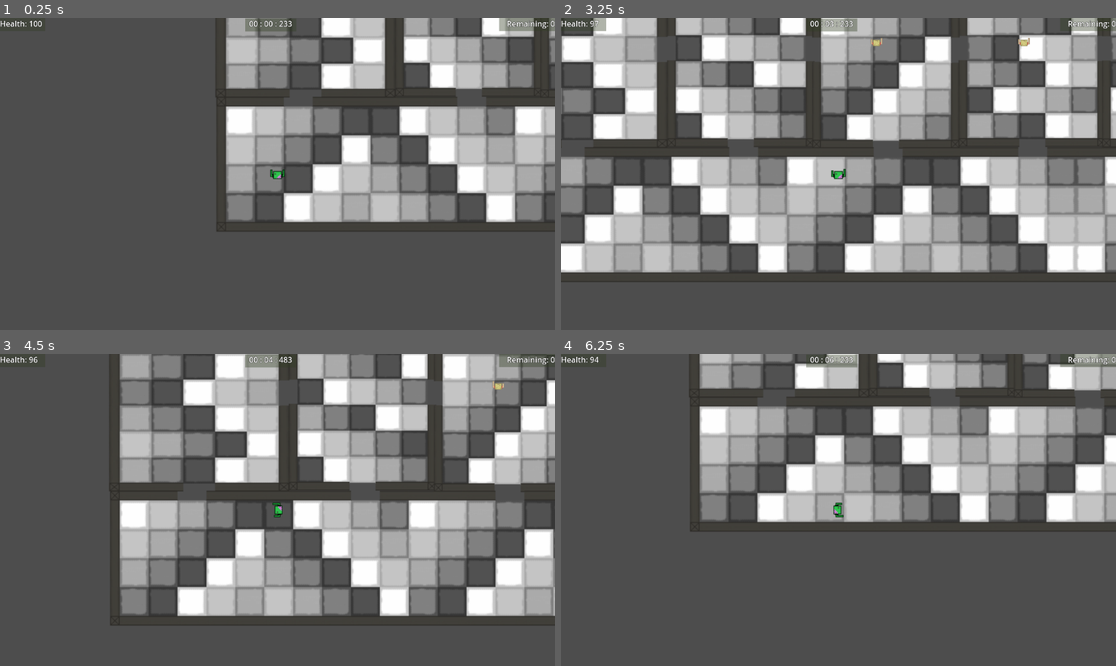
Above: before the commit, frames 1-4 (two rows, left to right).
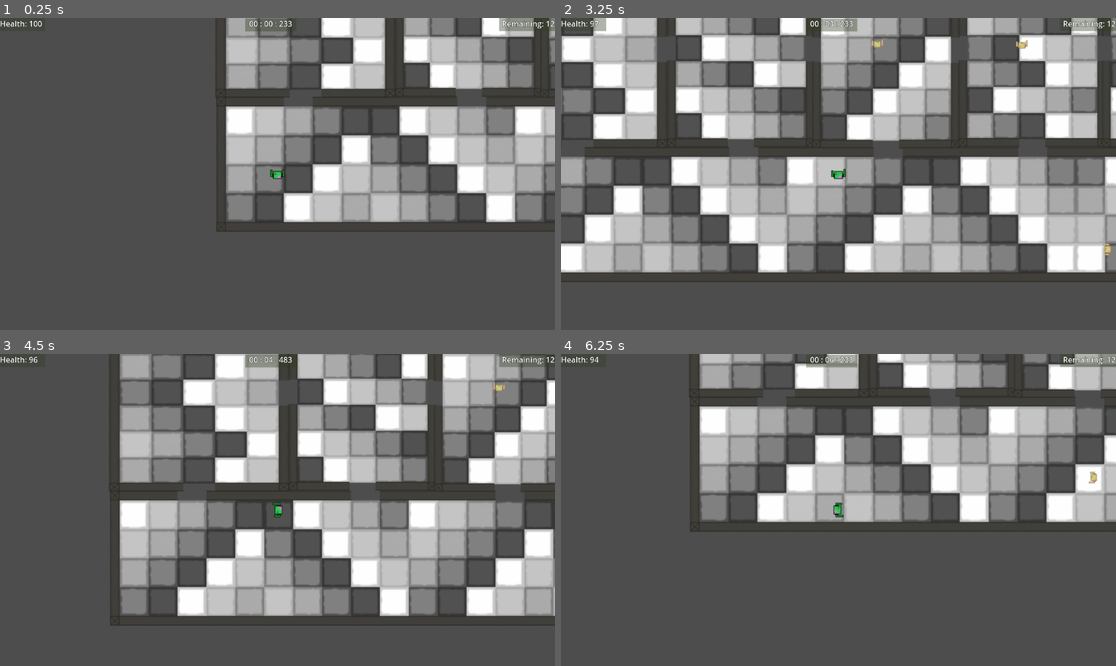
Above: after the commit, the same moments.

Repository: BZOgletree/piratesoftware-game-jab-01-2025
Game: Godot game, scene res://Scenes/Floor5 (Second Level)/floor_5_level_2.tscn
The game is run twice, just before and just after one commit, with the same random seed, the same clock (stepped at 60 frames per second) and the same inputs. This scene is started directly instead of the project's main scene.
Inputs:
- Up to frame 1 (0.25 s): no input
- Up to frame 2 (3.25 s): tap Enter at 0.5 s; hold D (Right) 0.53-1.28 s; tap E (Bite) every 0.75 s from 0.6 to 2.85 s; hold S (Down) 1.28-2.03 s; hold D (Right) 2.03-2.78 s; hold W (Up) from 2.78 s (still down)
- Up to frame 3 (4.5 s): release W (Up) at 3.53 s; hold A (Left) from 3.53 s (still down); tap E (Bite) at 3.6, 4.35 s
- Up to frame 4 (6.25 s): release A (Left) at 5.03 s; hold S (Down) 5.03-5.78 s; tap E (Bite) at 5.1, 5.85 s; hold D (Right) from 5.78 s (still down)

The runs differ from the first frame. In frame 1, 0.1% of the frame differs, in the area x 90-100%, y 0-4%; in frame 2, 0.2%, in the area x 55-100%, y 0-77%; in frame 3, 0.1%; in frame 4, 0.2%.

Commit message:
Updated floor 6 and 5 before work. 6 should be working 5 needs slight adjustments

Diff:
--- a/game-jam-2025/Scenes/Floor5 (Second Level)/floor_5_(second_level).tscn
+++ b/game-jam-2025/Scenes/Floor5 (Second Level)/floor_5_(second_level).tscn
@@ -15,9 +15,6 @@
 [ext_resource type="PackedScene" uid="uid://ddg1qs6h03thy" path="res://Scenes/Floor5 (Second Level)/f_5_upper_r_2.tscn" id="13_rrte0"]
 [ext_resource type="PackedScene" uid="uid://b0datne47h5aa" path="res://Scenes/Floor5 (Second Level)/f_5_upper_r_3.tscn" id="14_bxii0"]
 [ext_resource type="PackedScene" uid="uid://dty41cqji0bra" path="res://Scenes/Floor5 (Second Level)/f_5_peak_r_2.tscn" id="15_y71bu"]
-[ext_resource type="PackedScene" uid="uid://b5onfjpq3c8uj" path="res://Scenes/escape_location.tscn" id="17_853nn"]
-[ext_resource type="PackedScene" uid="uid://ua7jj7xp0xja" path="res://Scenes/target.tscn" id="18_fivas"]
-[ext_resource type="PackedScene" uid="uid://3qcwmqyv03uy" path="res://Justins work/doorway_waypoint.tscn" id="19_vxcql"]
 
 [node name="Floor 2 Layout" type="Node2D"]
 
@@ -117,195 +114,3 @@
 [node name="F5PeakR2" parent="." instance=ExtResource("15_y71bu")]
 position = Vector2(612.759, 31.122)
 rotation = 4.71239
-
-[node name="EscapeLocation" parent="." instance=ExtResource("17_853nn")]
-position = Vector2(611, 13)
-
-[node name="Hart" parent="." node_paths=PackedStringArray("player", "escape_location", "escape_waypoint_1", "escape_waypoint_2", "escape_waypoint_3", "escape_waypoint_4", "escape_waypoint_5") groups=["Targets"] instance=ExtResource("18_fivas")]
-position = Vector2(-371, 191)
-player = NodePath("")
-escape_location = NodePath("../EscapeLocation")
-escape_waypoint_1 = NodePath("../Doorway Waypoint15")
-escape_waypoint_2 = NodePath("../Doorway Waypoint2")
-escape_waypoint_3 = NodePath("../Doorway Waypoint8")
-escape_waypoint_4 = NodePath("../Doorway Waypoint9")
-escape_waypoint_5 = NodePath("../Doorway Waypoint17")
-
-[node name="Bart" parent="." node_paths=PackedStringArray("player", "escape_location", "escape_waypoint_1", "escape_waypoint_2", "escape_waypoint_3", "escape_waypoint_4", "escape_waypoint_5") groups=["Targets"] instance=ExtResource("18_fivas")]
-position = Vector2(-215, 194)
-player = NodePath("")
-escape_location = NodePath("../EscapeLocation")
-escape_waypoint_1 = NodePath("../Doorway Waypoint14")
-escape_waypoint_2 = NodePath("../Doorway Waypoint3")
-escape_waypoint_3 = NodePath("../Doorway Waypoint20")
-escape_waypoint_4 = NodePath("../Doorway Waypoint19")
-escape_waypoint_5 = NodePath("../Doorway Waypoint18")
-
-[node name="Carl" parent="." node_paths=PackedStringArray("player", "escape_location", "escape_waypoint_1", "escape_waypoint_2", "escape_waypoint_3", "escape_waypoint_4", "escape_waypoint_5") groups=["Targets"] instance=ExtResource("18_fivas")]
-position = Vector2(-71, 195)
-player = NodePath("")
-escape_location = NodePath("../EscapeLocation")
-escape_waypoint_1 = NodePath("../Doorway Waypoint13")
-escape_waypoint_2 = NodePath("../Doorway Waypoint4")
-escape_waypoint_3 = NodePath("../Doorway Waypoint8")
-escape_waypoint_4 = NodePath("../Doorway Waypoint9")
-escape_waypoint_5 = NodePath("../Doorway Waypoint17")
-
-[node name="Tayah" parent="." node_paths=PackedStringArray("player", "escape_location", "escape_waypoint_1", "escape_waypoint_2") groups=["Targets"] instance=ExtResource("18_fivas")]
-position = Vector2(74, 191)
-player = NodePath("")
-escape_location = NodePath("../EscapeLocation")
-escape_waypoint_1 = NodePath("../Doorway Waypoint9")
-escape_waypoint_2 = NodePath("../Doorway Waypoint17")
-
-[node name="Jimmy" parent="." node_paths=PackedStringArray("player", "escape_location", "escape_waypoint_1", "escape_waypoint_2", "escape_waypoint_3", "escape_waypoint_4", "escape_waypoint_5") groups=["Targets"] instance=ExtResource("18_fivas")]
-position = Vector2(230, 192)
-player = NodePath("")
-escape_location = NodePath("../EscapeLocation")
-escape_waypoint_1 = NodePath("../Doorway Waypoint6")
-escape_waypoint_2 = NodePath("../Doorway Waypoint20")
-escape_waypoint_3 = NodePath("../Doorway Waypoint19")
-escape_waypoint_4 = NodePath("../Doorway Waypoint9")
-escape_waypoint_5 = NodePath("../Doorway Waypoint17")
-
-[node name="Frudoo" parent="." node_paths=PackedStringArray("player", "escape_location", "escape_waypoint_1", "escape_waypoint_2", "escape_waypoint_3", "escape_waypoint_4", "escape_waypoint_5") groups=["Targets"] instance=ExtResource("18_fivas")]
-position = Vector2(375, 192)
-player = NodePath("")
-escape_location = NodePath("../EscapeLocation")
-escape_waypoint_1 = NodePath("../Doorway Waypoint16")
-escape_waypoint_2 = NodePath("../Doorway Waypoint23")
-escape_waypoint_3 = NodePath("../Doorway Waypoint24")
-escape_waypoint_4 = NodePath("../Doorway Waypoint22")
-escape_waypoint_5 = NodePath("../Doorway Waypoint9")
-
-[node name="Neutron" parent="." node_paths=PackedStringArray("player", "escape_location", "escape_waypoint_1", "escape_waypoint_2", "escape_waypoint_3", "escape_waypoint_4", "escape_waypoint_5") groups=["Targets"] instance=ExtResource("18_fivas")]
-position = Vector2(376, 393)
-player = NodePath("")
-escape_location = NodePath("../EscapeLocation")
-escape_waypoint_1 = NodePath("../Doorway Waypoint7")
-escape_waypoint_2 = NodePath("../Doorway Waypoint21")
-escape_waypoint_3 = NodePath("../Doorway Waypoint24")
-escape_waypoint_4 = NodePath("../Doorway Waypoint23")
-escape_waypoint_5 = NodePath("../Doorway Waypoint16")
-
-[node name="Proton" parent="." node_paths=PackedStringArray("player", "escape_location", "escape_waypoint_1", "escape_waypoint_2", "escape_waypoint_3", "escape_waypoint_4", "escape_waypoint_5") groups=["Targets"] instance=ExtResource("18_fivas")]
-position = Vector2(228, 394)
-player = NodePath("")
-escape_location = NodePath("../EscapeLocation")
-escape_waypoint_1 = NodePath("../Doorway Waypoint5")
-escape_waypoint_2 = NodePath("../Doorway Waypoint21")
-escape_waypoint_3 = NodePath("../Doorway Waypoint22")
-escape_waypoint_4 = NodePath("../Doorway Waypoint9")
-escape_waypoint_5 = NodePath("../Doorway Waypoint17")
-
-[node name="Leah" parent="." node_paths=PackedStringArray("player", "escape_location", "escape_waypoint_1", "escape_waypoint_2", "escape_waypoint_3", "escape_waypoint_4") groups=["Targets"] instance=ExtResource("18_fivas")]
-position = Vector2(68, 397)
-player = NodePath("")
-escape_location = NodePath("../EscapeLocation")
-escape_waypoint_1 = NodePath("../Doorway Waypoint5")
-escape_waypoint_2 = NodePath("../Doorway Waypoint20")
-escape_waypoint_3 = NodePath("../Doorway Waypoint19")
-escape_waypoint_4 = NodePath("../Doorway Waypoint18")
-
-[node name="Larry" parent="." node_paths=PackedStringArray("player", "escape_location", "escape_waypoint_1", "escape_waypoint_2", "escape_waypoint_3", "escape_waypoint_4", "escape_waypoint_5") groups=["Targets"] instance=ExtResource("18_fivas")]
-position = Vector2(-71, 397)
-player = NodePath("")
-escape_location = NodePath("../EscapeLocation")
-escape_waypoint_1 = NodePath("../Doorway Waypoint4")
-escape_waypoint_2 = NodePath("../Doorway Waypoint8")
-escape_waypoint_3 = NodePath("../Doorway Waypoint20")
-escape_waypoint_4 = NodePath("../Doorway Waypoint19")
-escape_waypoint_5 = NodePath("../Doorway Waypoint18")
-
-[node name="Kobe" parent="." node_paths=PackedStringArray("player", "escape_location", "escape_waypoint_1", "escape_waypoint_2", "escape_waypoint_3", "escape_waypoint_4") groups=["Targets"] instance=ExtResource("18_fivas")]
-position = Vector2(-222, 396)
-player = NodePath("")
-escape_location = NodePath("../EscapeLocation")
-escape_waypoint_1 = NodePath("../Doorway Waypoint3")
-escape_waypoint_2 = NodePath("../Doorway Waypoint20")
-escape_waypoint_3 = NodePath("../Doorway Waypoint19")
-escape_waypoint_4 = NodePath("../Doorway Waypoint18")
-
-[node name="Shaquiel" parent="." node_paths=PackedStringArray("player", "escape_location", "escape_waypoint_1", "escape_waypoint_2", "escape_waypoint_3", "escape_waypoint_4") groups=["Targets"] instance=ExtResource("18_fivas")]
-position = Vector2(-375, 396)
-player = NodePath("")
-escape_location = NodePath("../EscapeLocation")
-escape_waypoint_1 = NodePath("../Doorway Waypoint2")
-escape_waypoint_2 = NodePath("../Doorway Waypoint8")
-escape_waypoint_3 = NodePath("../Doorway Waypoint9")
-escape_waypoint_4 = NodePath("../Doorway Waypoint17")
-
-[node name="Doorway Waypoint" parent="." instance=ExtResource("19_vxcql")]
-position = Vector2(-514, 532)
-
-[node name="Doorway Waypoint2" parent="." instance=ExtResource("19_vxcql")]
-position = Vector2(-371, 530)
-
-[node name="Doorway Waypoint3" parent="." instance=ExtResource("19_vxcql")]
-position = Vector2(-216, 530)
-
-[node name="Doorway Waypoint4" parent="." instance=ExtResource("19_vxcql")]
-position = Vector2(-66, 530)
-
-[node name="Doorway Waypoint5" parent="." instance=ExtResource("19_vxcql")]
-position = Vector2(84, 525)
-
-[node name="Doorway Waypoint6" parent="." instance=ExtResource("19_vxcql")]
-position = Vector2(235, 527)
-
-[node name="Doorway Waypoint7" parent="." instance=ExtResource("19_vxcql")]
-position = Vector2(386, 532)
-
-[node name="Doorway Waypoint8" parent="." instance=ExtResource("19_vxcql")]
-position = Vector2(534, 530)
-
-[node name="Doorway Waypoint9" parent="." instance=ExtResource("19_vxcql")]
-position = Vector2(537, 203)
-
-[node name="Doorway Waypoint10" parent="." instance=ExtResource("19_vxcql")]
-position = Vector2(384, 279)
-
-[node name="Doorway Waypoint11" parent="." instance=ExtResource("19_vxcql")]
-position = Vector2(233, 282)
-
-[node name="Doorway Waypoint12" parent="." instance=ExtResource("19_vxcql")]
-position = Vector2(83, 280)
-
-[node name="Doorway Waypoint13" parent="." instance=ExtResource("19_vxcql")]
-position = Vector2(-66, 280)
-
-[node name="Doorway Waypoint14" parent="." instance=ExtResource("19_vxcql")]
-position = Vector2(-211, 280)
-
-[node name="Doorway Waypoint15" parent="." instance=ExtResource("19_vxcql")]
-position = Vector2(-367, 278)
-
-[node name="Doorway Waypoint16" parent="." instance=ExtResource("19_vxcql")]
-position = Vector2(-514, 200)
-
-[node name="Doorway Waypoint17" parent="." instance=ExtResource("19_vxcql")]
-position = Vector2(541, 80)
-
-[node name="Doorway Waypoint18" parent="." instance=ExtResource("19_vxcql")]
-position = Vector2(710, 85)
-
-[node name="Doorway Waypoint19" parent="." instance=ExtResource("19_vxcql")]
-position = Vector2(710, 278)
-
-[node name="Doorway Waypoint20" parent="." instance=ExtResource("19_vxcql")]
-position = Vector2(713, 524)
-
-[node name="Doorway Waypoint21" parent="." instance=ExtResource("19_vxcql")]
-position = Vector2(-691, 528)
-
-[node name="Doorway Waypoint22" parent="." instance=ExtResource("19_vxcql")]
-position = Vector2(-686, 198)
-
-[node name="Doorway Waypoint23" parent="." instance=ExtResource("19_vxcql")]
-position = Vector2(-517, 80)
-
-[node name="Doorway Waypoint24" parent="." instance=ExtResource("19_vxcql")]
-position = Vector2(-688, 79)
-
-[node name="Doorway Waypoint25" parent="." instance=ExtResource("19_vxcql")]
-position = Vector2(-515, 407)
--- a/game-jam-2025/Scenes/Floor5 (Second Level)/floor_5_level_2.tscn
+++ b/game-jam-2025/Scenes/Floor5 (Second Level)/floor_5_level_2.tscn
@@ -7,6 +7,8 @@
 [ext_resource type="PackedScene" uid="uid://b5onfjpq3c8uj" path="res://Scenes/escape_location.tscn" id="5_s2phr"]
 [ext_resource type="PackedScene" uid="uid://ua7jj7xp0xja" path="res://Scenes/target.tscn" id="6_0ychp"]
 [ext_resource type="PackedScene" uid="uid://qqs6ysaoacew" path="res://Scenes/stairs.tscn" id="7_7731p"]
+[ext_resource type="PackedScene" uid="uid://i6f3rqocfjek" path="res://Scenes/workstation_waypoint.tscn" id="8_p4ngr"]
+[ext_resource type="PackedScene" uid="uid://3qcwmqyv03uy" path="res://Justins work/doorway_waypoint.tscn" id="9_bvmqi"]
 
 [node name="floor-2-level" type="Node2D"]
 position = Vector2(-720.814, -352.398)
@@ -27,10 +29,203 @@
 [node name="EscapeLocation" parent="." instance=ExtResource("5_s2phr")]
 position = Vector2(106.803, -103.736)
 
-[node name="Target" parent="." node_paths=PackedStringArray("player") instance=ExtResource("6_0ychp")]
-position = Vector2(1463.45, 547.908)
-player = NodePath("../Player")
+[node name="Anna" parent="." node_paths=PackedStringArray("player", "escape_location", "escape_waypoint_1", "escape_waypoint_2", "escape_waypoint_3", "escape_waypoint_4", "escape_waypoint_5", "workstation_waypoint_1", "workstation_waypoint_2") groups=["targets"] instance=ExtResource("6_0ychp")]
+position = Vector2(721.814, 616.398)
+player = NodePath("../Player")
+escape_location = NodePath("../EscapeLocation")
+escape_waypoint_1 = NodePath("../Doorway Waypoint15")
+escape_waypoint_2 = NodePath("../Doorway Waypoint14")
+escape_waypoint_3 = NodePath("../Doorway Waypoint2")
+escape_waypoint_4 = NodePath("../EscapeLocation")
+escape_waypoint_5 = NodePath("../EscapeLocation")
+workstation_waypoint_1 = NodePath("../Hallway waypoint R")
+workstation_waypoint_2 = NodePath("../Hallway waypoint L")
+
+[node name="Neturon" parent="." node_paths=PackedStringArray("player", "escape_location", "escape_waypoint_1", "escape_waypoint_2", "escape_waypoint_3", "escape_waypoint_4", "escape_waypoint_5") groups=["targets"] instance=ExtResource("6_0ychp")]
+position = Vector2(638.814, 393.398)
+player = NodePath("../Player")
+escape_location = NodePath("../EscapeLocation")
+escape_waypoint_1 = NodePath("../Doorway Waypoint8")
+escape_waypoint_2 = NodePath("../Doorway Waypoint19")
+escape_waypoint_3 = NodePath("../Doorway Waypoint8")
+escape_waypoint_4 = NodePath("../Doorway Waypoint15")
+escape_waypoint_5 = NodePath("../Doorway Waypoint2")
+
+[node name="Proton" parent="." node_paths=PackedStringArray("player", "escape_location", "escape_waypoint_1", "escape_waypoint_2", "escape_waypoint_3", "escape_waypoint_4", "escape_waypoint_5", "workstation_waypoint_1", "workstation_waypoint_2") groups=["targets"] instance=ExtResource("6_0ychp")]
+position = Vector2(785.814, 396.398)
+player = NodePath("../Player")
+escape_location = NodePath("../EscapeLocation")
+escape_waypoint_1 = NodePath("../Doorway Waypoint7")
+escape_waypoint_2 = NodePath("../Crazy? i was crazy once")
+escape_waypoint_3 = NodePath("../Doorway Waypoint7")
+escape_waypoint_4 = NodePath("../Doorway Waypoint20")
+escape_waypoint_5 = NodePath("../Doorway Waypoint")
+workstation_waypoint_1 = NodePath("../Crazy? i was crazy once")
+workstation_waypoint_2 = NodePath("../They locked me in a room")
+starting_state = 3
+
+[node name="Mike" parent="." node_paths=PackedStringArray("player", "escape_location", "escape_waypoint_1", "escape_waypoint_2", "escape_waypoint_3", "escape_waypoint_4", "escape_waypoint_5") groups=["targets"] instance=ExtResource("6_0ychp")]
+position = Vector2(335.814, 393.398)
+player = NodePath("../Player")
+escape_location = NodePath("../EscapeLocation")
+escape_waypoint_1 = NodePath("../Doorway Waypoint11")
+escape_waypoint_2 = NodePath("../Doorway Waypoint13")
+escape_waypoint_3 = NodePath("../Doorway Waypoint14")
+escape_waypoint_4 = NodePath("../Doorway Waypoint2")
+escape_waypoint_5 = NodePath("../EscapeLocation")
+
+[node name="Billy" parent="." node_paths=PackedStringArray("player", "escape_location", "escape_waypoint_1", "escape_waypoint_2", "escape_waypoint_3", "escape_waypoint_4", "escape_waypoint_5") groups=["targets"] instance=ExtResource("6_0ychp")]
+position = Vector2(938.814, 389.398)
+player = NodePath("../Player")
+escape_location = NodePath("../EscapeLocation")
+escape_waypoint_1 = NodePath("../Doorway Waypoint11")
+escape_waypoint_2 = NodePath("../Doorway Waypoint3")
+escape_waypoint_3 = NodePath("../Doorway Waypoint")
+escape_waypoint_4 = NodePath("../EscapeLocation")
+escape_waypoint_5 = NodePath("../EscapeLocation")
+
+[node name="Bob" parent="." node_paths=PackedStringArray("player", "escape_location", "escape_waypoint_1", "escape_waypoint_2", "escape_waypoint_3", "escape_waypoint_4", "escape_waypoint_5") groups=["targets"] instance=ExtResource("6_0ychp")]
+position = Vector2(485.814, 394.398)
+player = NodePath("../Player")
+escape_location = NodePath("../EscapeLocation")
+escape_waypoint_1 = NodePath("../Doorway Waypoint9")
+escape_waypoint_2 = NodePath("../Doorway Waypoint20")
+escape_waypoint_3 = NodePath("../Doorway Waypoint11")
+escape_waypoint_4 = NodePath("../Doorway Waypoint13")
+escape_waypoint_5 = NodePath("../Doorway Waypoint2")
+
+[node name="Sean" parent="." node_paths=PackedStringArray("player", "escape_location", "escape_waypoint_1", "escape_waypoint_2", "escape_waypoint_3", "escape_waypoint_4", "escape_waypoint_5") groups=["targets"] instance=ExtResource("6_0ychp")]
+position = Vector2(1089.81, 389.398)
+player = NodePath("../Player")
+escape_location = NodePath("../EscapeLocation")
+escape_waypoint_1 = NodePath("../Doorway Waypoint5")
+escape_waypoint_2 = NodePath("../Doorway Waypoint20")
+escape_waypoint_3 = NodePath("../Doorway Waypoint3")
+escape_waypoint_4 = NodePath("../Doorway Waypoint")
+escape_waypoint_5 = NodePath("../EscapeLocation")
+
+[node name="Zack" parent="." node_paths=PackedStringArray("player", "escape_location", "escape_waypoint_1", "escape_waypoint_2", "escape_waypoint_3", "escape_waypoint_4", "escape_waypoint_5") groups=["targets"] instance=ExtResource("6_0ychp")]
+position = Vector2(1082.81, 182.398)
+player = NodePath("../Player")
+escape_location = NodePath("../EscapeLocation")
+escape_waypoint_1 = NodePath("../Doorway Waypoint3")
+escape_waypoint_2 = NodePath("../Doorway Waypoint4")
+escape_waypoint_3 = NodePath("../Doorway Waypoint3")
+escape_waypoint_4 = NodePath("../Doorway Waypoint")
+escape_waypoint_5 = NodePath("../EscapeLocation")
+
+[node name="Jimmy" parent="." node_paths=PackedStringArray("player", "escape_location", "escape_waypoint_1", "escape_waypoint_2", "escape_waypoint_3", "escape_waypoint_4", "escape_waypoint_5") groups=["targets"] instance=ExtResource("6_0ychp")]
+position = Vector2(943.814, 189.398)
+player = NodePath("../Player")
+escape_location = NodePath("../EscapeLocation")
+escape_waypoint_1 = NodePath("../Doorway Waypoint6")
+escape_waypoint_2 = NodePath("../Hallway waypoint R")
+escape_waypoint_3 = NodePath("../Hallway waypoint L")
+escape_waypoint_4 = NodePath("../Doorway Waypoint13")
+escape_waypoint_5 = NodePath("../Doorway Waypoint2")
+
+[node name="Jon" parent="." node_paths=PackedStringArray("player", "escape_location", "escape_waypoint_1", "escape_waypoint_2", "escape_waypoint_3", "escape_waypoint_4", "escape_waypoint_5") groups=["targets"] instance=ExtResource("6_0ychp")]
+position = Vector2(786.814, 191.398)
+player = NodePath("../Player")
+escape_location = NodePath("../EscapeLocation")
+escape_waypoint_1 = NodePath("../Doorway Waypoint4")
+escape_waypoint_2 = NodePath("../Doorway Waypoint18")
+escape_waypoint_3 = NodePath("../Doorway Waypoint17")
+escape_waypoint_4 = NodePath("../Doorway Waypoint11")
+escape_waypoint_5 = NodePath("../Doorway Waypoint")
+
+[node name="John" parent="." node_paths=PackedStringArray("player", "escape_location", "escape_waypoint_1", "escape_waypoint_2", "escape_waypoint_3", "escape_waypoint_4", "escape_waypoint_5") groups=["targets"] instance=ExtResource("6_0ychp")]
+position = Vector2(643.814, 189.398)
+player = NodePath("../Player")
+escape_location = NodePath("../EscapeLocation")
+escape_waypoint_1 = NodePath("../Doorway Waypoint8")
+escape_waypoint_2 = NodePath("../Doorway Waypoint15")
+escape_waypoint_3 = NodePath("../Doorway Waypoint13")
+escape_waypoint_4 = NodePath("../Doorway Waypoint11")
+escape_waypoint_5 = NodePath("../Doorway Waypoint")
+
+[node name="Micheal" parent="." node_paths=PackedStringArray("player", "escape_location", "escape_waypoint_1", "escape_waypoint_2", "escape_waypoint_3", "escape_waypoint_4", "escape_waypoint_5") groups=["targets"] instance=ExtResource("6_0ychp")]
+position = Vector2(493.814, 187.398)
+player = NodePath("../Player")
+escape_location = NodePath("../EscapeLocation")
+escape_waypoint_1 = NodePath("../Doorway Waypoint3")
+escape_waypoint_2 = NodePath("../Doorway Waypoint14")
+escape_waypoint_3 = NodePath("../Doorway Waypoint2")
+escape_waypoint_4 = NodePath("../EscapeLocation")
+escape_waypoint_5 = NodePath("../EscapeLocation")
 
 [node name="Stairs" parent="." instance=ExtResource("7_7731p")]
 position = Vector2(1327.02, 7.9801)
 scale = Vector2(0.8, 0.8)
+
+[node name="Hallway waypoint L" parent="." instance=ExtResource("8_p4ngr")]
+position = Vector2(113.814, 561.398)
+
+[node name="Hallway waypoint R" parent="." instance=ExtResource("8_p4ngr")]
+position = Vector2(1389.81, 572.398)
+
+[node name="Crazy? i was crazy once" parent="." instance=ExtResource("8_p4ngr")]
+position = Vector2(747.814, 334.398)
+
+[node name="They locked me in a room" parent="." instance=ExtResource("8_p4ngr")]
+position = Vector2(843.814, 472.398)
+
+[node name="Doorway Waypoint" parent="." instance=ExtResource("9_bvmqi")]
+position = Vector2(191.814, 77.398)
+
+[node name="Doorway Waypoint2" parent="." instance=ExtResource("9_bvmqi")]
+position = Vector2(23.814, 77.398)
+
+[node name="Doorway Waypoint3" parent="." instance=ExtResource("9_bvmqi")]
+position = Vector2(191.814, 194.398)
+
+[node name="Doorway Waypoint4" parent="." instance=ExtResource("9_bvmqi")]
+position = Vector2(1239.81, 194.398)
+
+[node name="Doorway Waypoint5" parent="." instance=ExtResource("9_bvmqi")]
+position = Vector2(1096.81, 542.398)
+
+[node name="Doorway Waypoint6" parent="." instance=ExtResource("9_bvmqi")]
+position = Vector2(940.814, 542.398)
+
+[node name="Doorway Waypoint7" parent="." instance=ExtResource("9_bvmqi")]
+position = Vector2(795.814, 544.398)
+
+[node name="Doorway Waypoint8" parent="." instance=ExtResource("9_bvmqi")]
+position = Vector2(645.814, 546.398)
+
+[node name="Doorway Waypoint9" parent="." instance=ExtResource("9_bvmqi")]
+position = Vector2(497.814, 549.398)
+
+[node name="Doorway Waypoint10" parent="." instance=ExtResource("9_bvmqi")]
+position = Vector2(345.814, 548.398)
+
+[node name="Doorway Waypoint11" parent="." instance=ExtResource("9_bvmqi")]
+position = Vector2(196.814, 402.398)
+
+[node name="Doorway Waypoint12" parent="." instance=ExtResource("9_bvmqi")]
+position = Vector2(1239.81, 395.398)
+
+[node name="Doorway Waypoint13" parent="." instance=ExtResource("9_bvmqi")]
+position = Vector2(21.814, 398.398)
+
+[node name="Doorway Waypoint14" parent="." instance=ExtResource("9_bvmqi")]
+position = Vector2(21.814, 198.398)
+
+[node name="Doorway Waypoint15" parent="." instance=ExtResource("9_bvmqi")]
+position = Vector2(15.814, 530.398)
+
+[node name="Doorway Waypoint16" parent="." instance=ExtResource("9_bvmqi")]
+position = Vector2(1425.81, 541.398)
+
+[node name="Doorway Waypoint17" parent="." instance=ExtResource("9_bvmqi")]
+position = Vector2(1414.81, 398.398)
+
+[node name="Doorway Waypoint18" parent="." instance=ExtResource("9_bvmqi")]
+position = Vector2(1420.81, 190.398)
+
+[node name="Doorway Waypoint19" parent="." instance=ExtResource("9_bvmqi")]
+position = Vector2(645.814, 264.398)
+
+[node name="Doorway Waypoint20" parent="." instance=ExtResource("9_bvmqi")]
+position = Vector2(199.814, 548.398)
--- a/game-jam-2025/Scenes/Floor6 (First level)/floor_6_first_level.tscn
+++ b/game-jam-2025/Scenes/Floor6 (First level)/floor_6_first_level.tscn
@@ -49,7 +49,7 @@
 escape_waypoint_2 = NodePath("../Doorway Waypoint29")
 escape_waypoint_3 = NodePath("../Doorway Waypoint15")
 escape_waypoint_4 = NodePath("../Doorway Waypoint26")
-escape_waypoint_5 = NodePath("../Doorway Waypoint12")
+escape_waypoint_5 = NodePath("../Doorway Waypoint11")
 
 [node name="Alana" parent="." node_paths=PackedStringArray("player", "escape_location", "escape_waypoint_1", "escape_waypoint_2", "escape_waypoint_3", "escape_waypoint_4", "escape_waypoint_5") groups=["Targets"] instance=ExtResource("6_moxcc")]
 position = Vector2(297, -548)
@@ -69,7 +69,7 @@
 escape_waypoint_2 = NodePath("../Doorway Waypoint25")
 escape_waypoint_3 = NodePath("../Doorway Waypoint22")
 escape_waypoint_4 = NodePath("../Doorway Waypoint25")
-escape_waypoint_5 = NodePath("../Doorway Waypoint12")
+escape_waypoint_5 = NodePath("../Doorway Waypoint11")
 
 [node name="Leon" parent="." node_paths=PackedStringArray("player", "escape_location", "escape_waypoint_1", "escape_waypoint_2", "escape_waypoint_3") groups=["Targets"] instance=ExtResource("6_moxcc")]
 position = Vector2(-285, -16)
@@ -107,9 +107,9 @@
 escape_waypoint_2 = NodePath("../Doorway Waypoint7")
 escape_waypoint_3 = NodePath("../Doorway Waypoint28")
 escape_waypoint_4 = NodePath("../Doorway Waypoint26")
-escape_waypoint_5 = NodePath("../Doorway Waypoint12")
-
-[node name="Michelle" parent="." node_paths=PackedStringArray("player", "escape_location", "escape_waypoint_1", "escape_waypoint_2", "escape_waypoint_3", "escape_waypoint_4") groups=["Targets"] instance=ExtResource("6_moxcc")]
+escape_waypoint_5 = NodePath("../Doorway Waypoint11")
+
+[node name="Michelle" parent="." node_paths=PackedStringArray("player", "escape_location", "escape_waypoint_1", "escape_waypoint_2", "escape_waypoint_3", "escape_waypoint_4", "escape_waypoint_5") groups=["Targets"] instance=ExtResource("6_moxcc")]
 position = Vector2(-852, -28)
 player = NodePath("../Player")
 escape_location = NodePath("../EscapeLocation")
@@ -117,6 +117,7 @@
 escape_waypoint_2 = NodePath("../Doorway Waypoint5")
 escape_waypoint_3 = NodePath("../Doorway Waypoint8")
 escape_waypoint_4 = NodePath("../Doorway Waypoint9")
+escape_waypoint_5 = NodePath("../EscapeLocation")
 
 [node name="Doorway Waypoint" parent="." instance=ExtResource("7_31nix")]
 position = Vector2(-1050, -267)
Not shown: 1 places in game-jam-2025/Scenes/Floor5 (Second Level)/floor_5_(second_level).tscn that only renumber resources
Not shown: 1 places in game-jam-2025/Scenes/Floor5 (Second Level)/floor_5_level_2.tscn that only renumber resources
